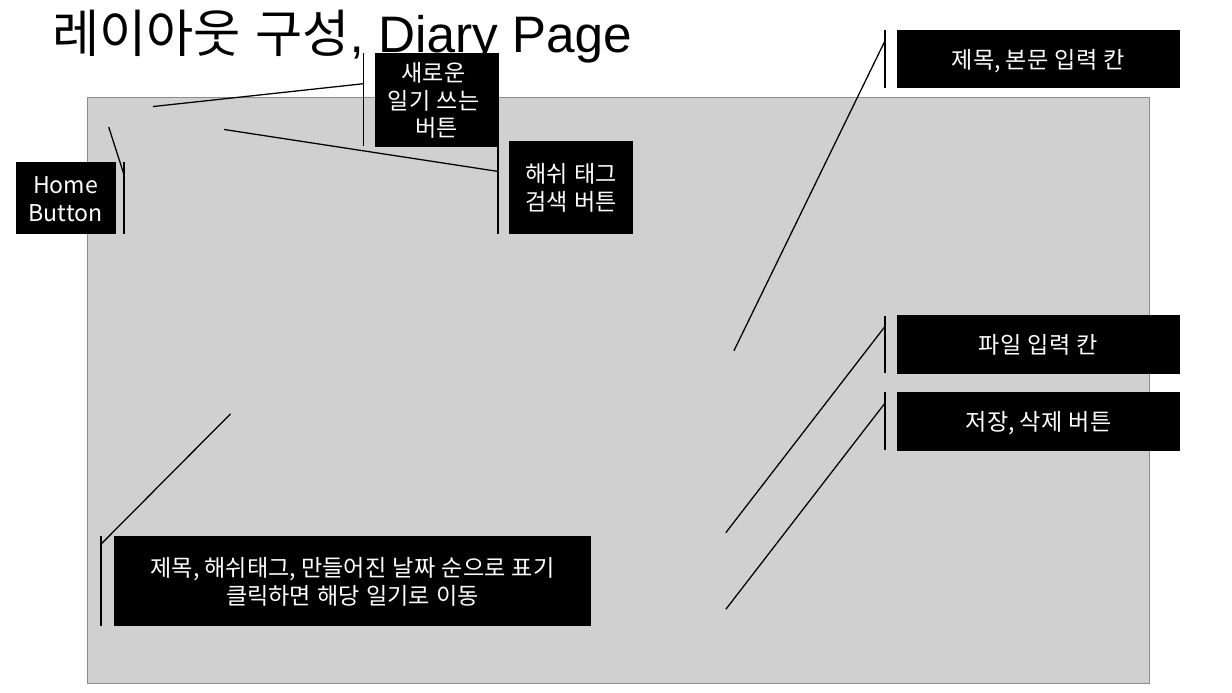
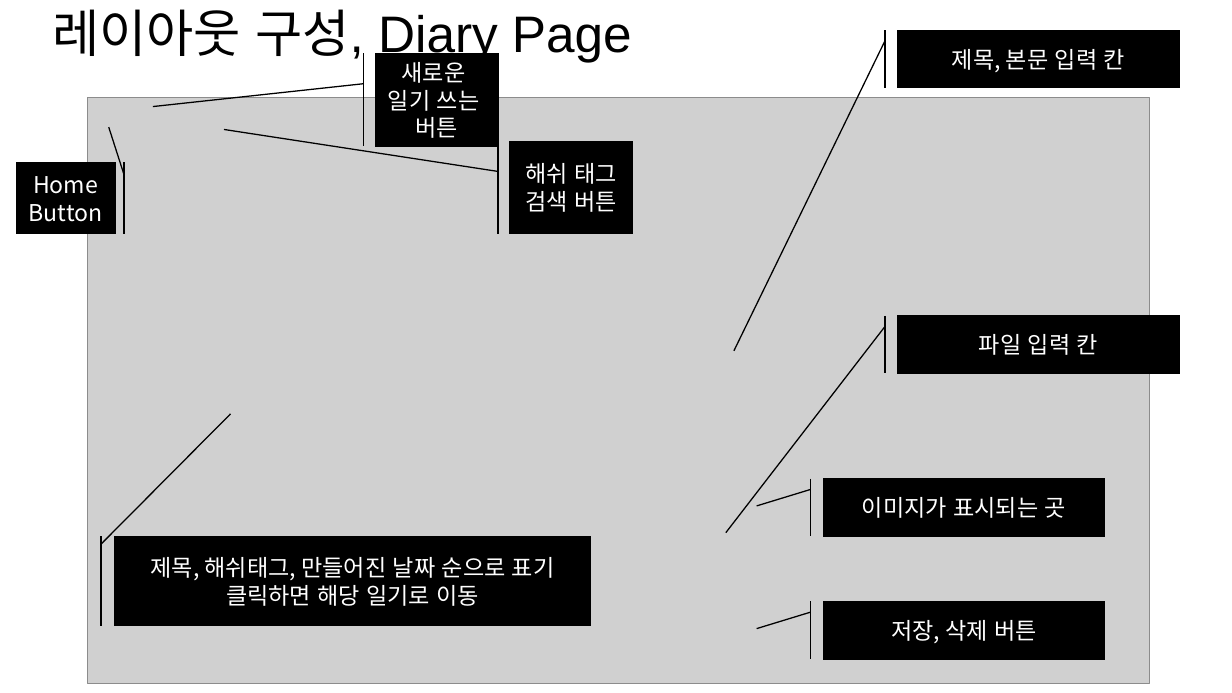
Before and after one commit to naem1023/PROJECT_webProgramming, a slide deck: slide 10 of project_doc_201611263_박성호.pptx. Drawn at 1232x693 pixels with LibreOffice and Linux fonts; fonts in the diff are those of the drawing; grey boxes stand for pictures. Boxes give left, top, right and bottom in pixels: in the first picture for what was removed or moved away, otherwise in the second. Text is boxed around its words. In the diff, an @@ line names an element or a change of style, - is before the commit and + after.

```diff
--- a/project_doc_201611263_박성호.pptx
+++ b/project_doc_201611263_박성호.pptx
@@ accent border callout added at (823,479,1104,536), fill #000000, outline #000000 1 pt, 18 pt, text #FFFFFF @@
+이미지가 표시되는 곳
@@ accent border callout "저장, 삭제 버튼": place and size @@
-accent border callout "저장, 삭제 버튼" at (898,393,1179,450)
+accent border callout "저장, 삭제 버튼" at (823,602,1104,659)
@@ accent border callout "저장, 삭제 버튼" at (823,602,1104,659): proportions changed @@
```
Also in this commit, not shown: 1 other slide changed, 1 slide added, 1 other file.
